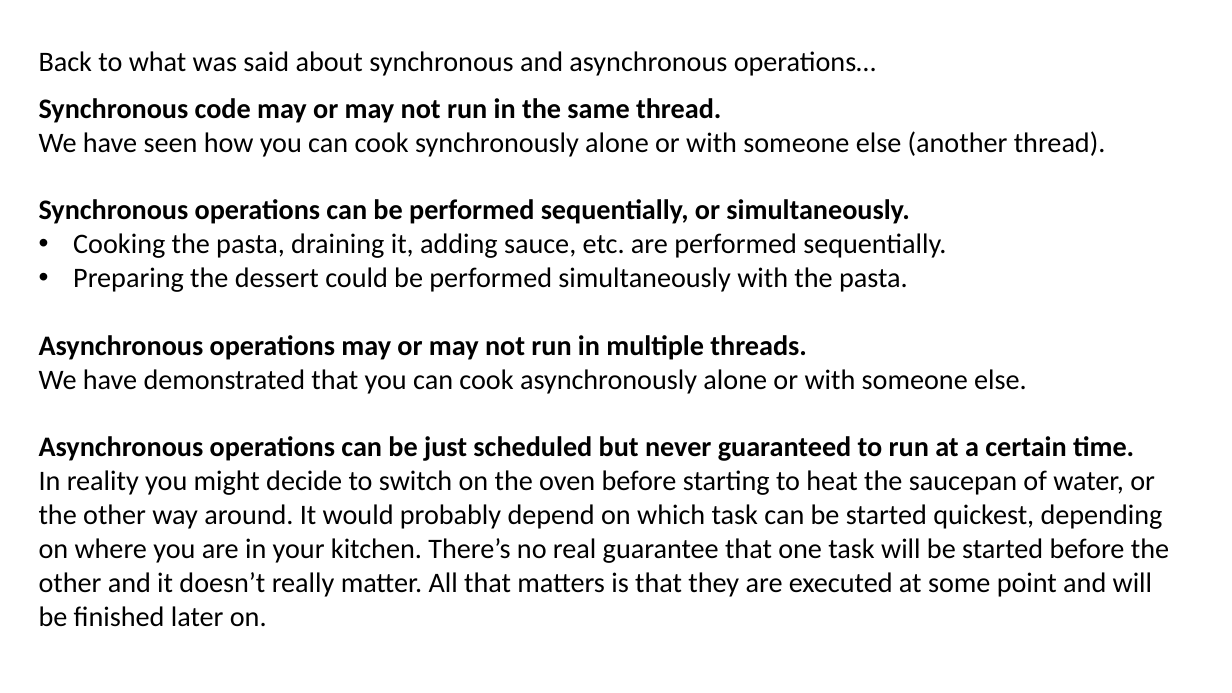
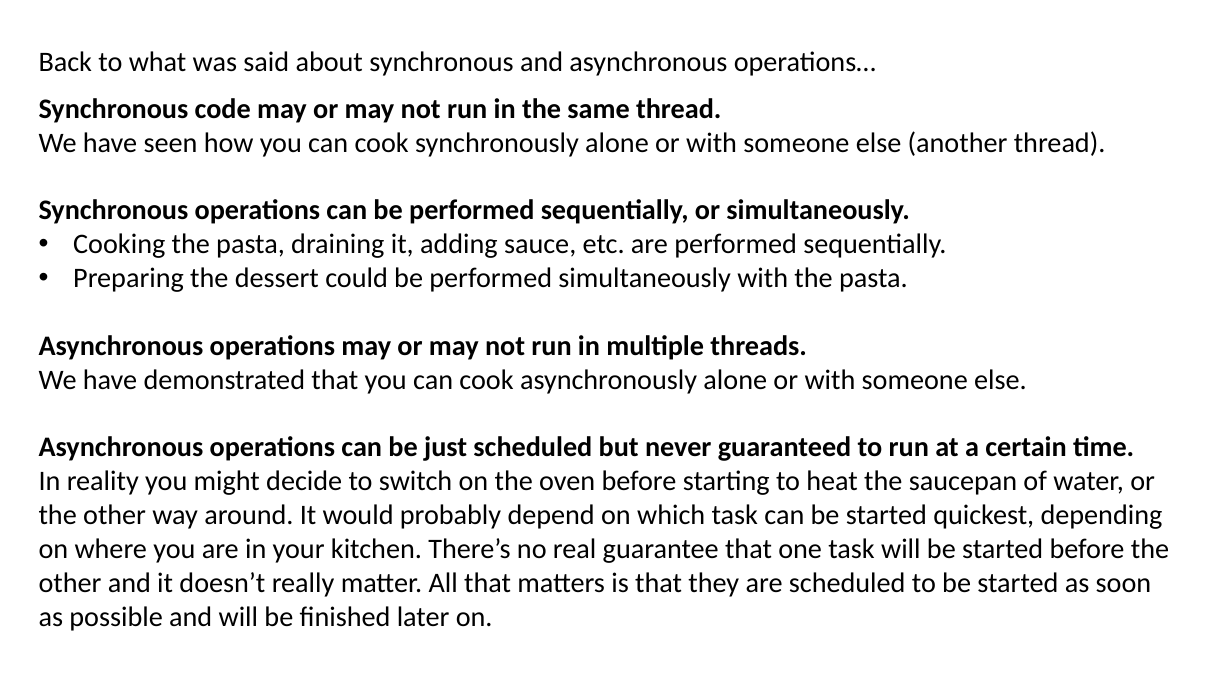
Before and after one commit to JoshKain/AsyncAwaitQuiz, a slide deck: slide 25 of Async and await presentation.pptx. Drawn at 1232x693 pixels with LibreOffice and Linux fonts; fonts in the diff are those of the drawing. Boxes give left, top, right and bottom in pixels: in the first picture for what was removed or moved away, otherwise in the second. Text is boxed around its words. In the diff, an @@ line names an element or a change of style, - is before the commit and + after.

Commit message:
Updated slides

```diff
--- a/Async and await presentation.pptx
+++ b/Async and await presentation.pptx
@@ text at box(39, 470, 1169, 631): text changed @@
-In reality you might decide to switch on the oven before starting to heat the saucepan of water, or the other way around. It would probably depend on which task can be started quickest, depending on where you are in your kitchen. There’s no real guarantee that one task will be started before the other and it doesn’t really matter. All that matters is that they are executed at some point and will be finished later on.
+In reality you might decide to switch on the oven before starting to heat the saucepan of water, or the other way around. It would probably depend on which task can be started quickest, depending on where you are in your kitchen. There’s no real guarantee that one task will be started before the other and it doesn’t really matter. All that matters is that they are scheduled to be started as soon as possible and will be finished later on.
```
Also in this commit, not shown: 1 other slide changed.
